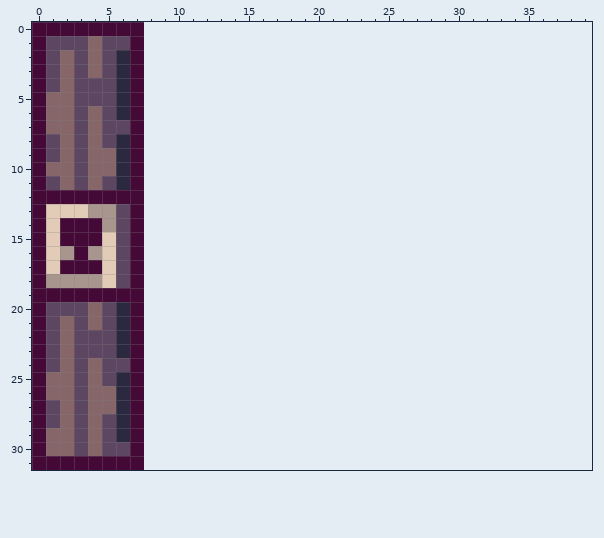
Pixel-art sprite: img/door.png. Above: the version before the commit.
The file is 8x32 pixels. The old version is drawn lined up with the new one, on the new canvas.
New version:
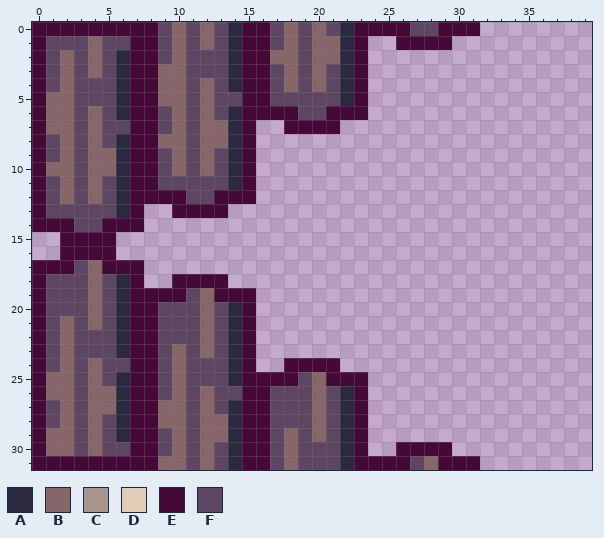
Palette (. is transparent): A #2a293f  B #866669  C #a8968e  D #e3ccb7  E #450938  F #5d4662
The edit:
canvas 8x32 -> 40x32
Changed rows in their new state; - is an unchanged pixel.
first column x 0:
 0 --------EFBFBFAEEFBFBFAEEEEFFEEE
 1 --------EFBFBFAEEFBFBBAE--EEEE--
 2 --------EFBFFFAEEBBFBBAE--------
 3 --------EBBFFFAEEFBFBFAE--------
 4 --------EBBFBFAEEFBFBFAE--------
 5 --------EBBFBFFEEFFFFFAE--------
 6 --------EFBFBFAEEEEFFEEE--------
 7 --------EFBFBBAE--EEEE----------
 8 --------EBBFBBAE----------------
 9 --------EFBFBFAE----------------
10 --------EFBFBFAE----------------
11 --------EFFFFFAE----------------
12 -FBFBFA-EEEFFEEE----------------
13 -FFFFFA---EEEE------------------
14 -E-FFEE-------------------------
15 ..---E..------------------------
16 ..E-EE..------------------------
17 -E-FBEE-------------------------
18 -FFFBFA---EEEE------------------
19 -FFFBFA-EEEFBEEE----------------
20 --------EFFFBFAE----------------
21 --------EFFFBFAE----------------
22 --------EFFFBFAE----------------
23 --------EFBFBFAE----------------
24 --------EFBFFFAE--EEEE----------
25 --------EFBFFFAEEEEFBEEE--------
26 --------EFBFBFFEEFFFBFAE--------
27 --------EBBFBFAEEFFFBFAE--------
28 --------EBBFBBAEEFFFBFAE--------
29 --------EFBFBBAEEFBFBFAE--------
30 --------EFBFBFAEEFBFFFAE--EEEE--
31 --------EBBFBFAEEFBFFFAEEEEFBEEE
Boxes around the changes in both pictures, in picture pixels (x1, y1, x2, y2):
changed: (32, 22, 480, 470)
